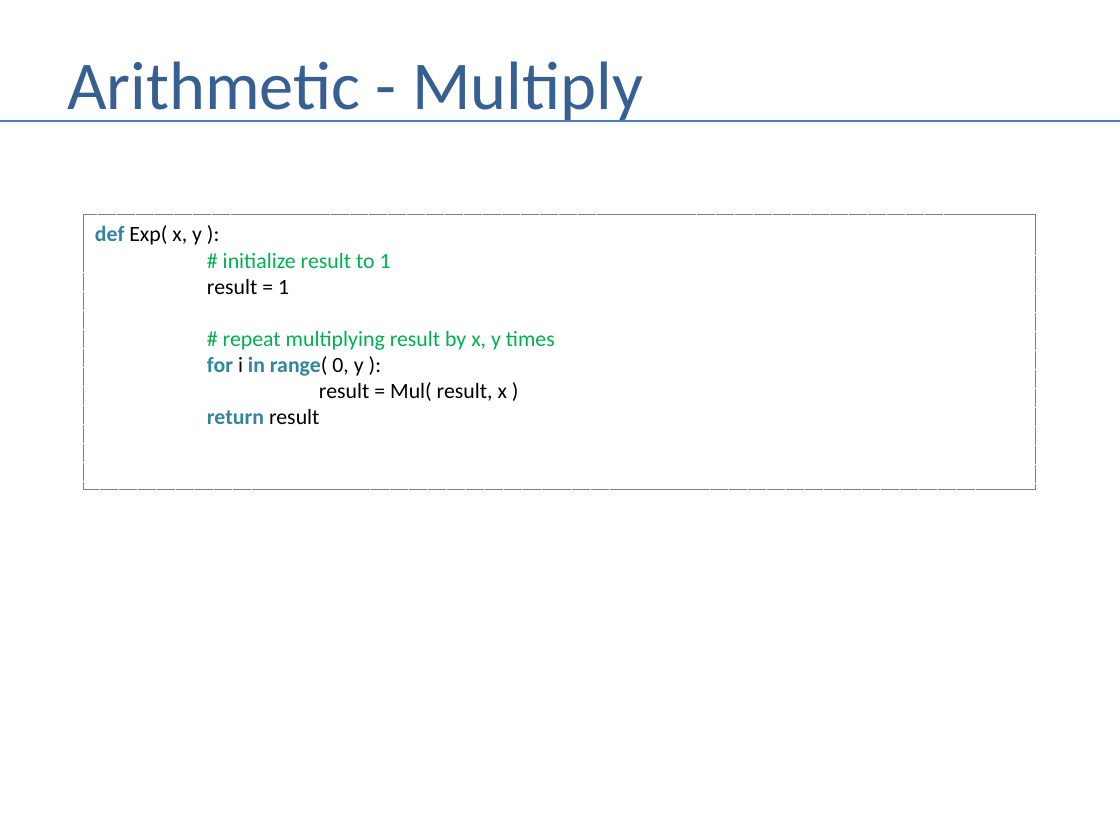
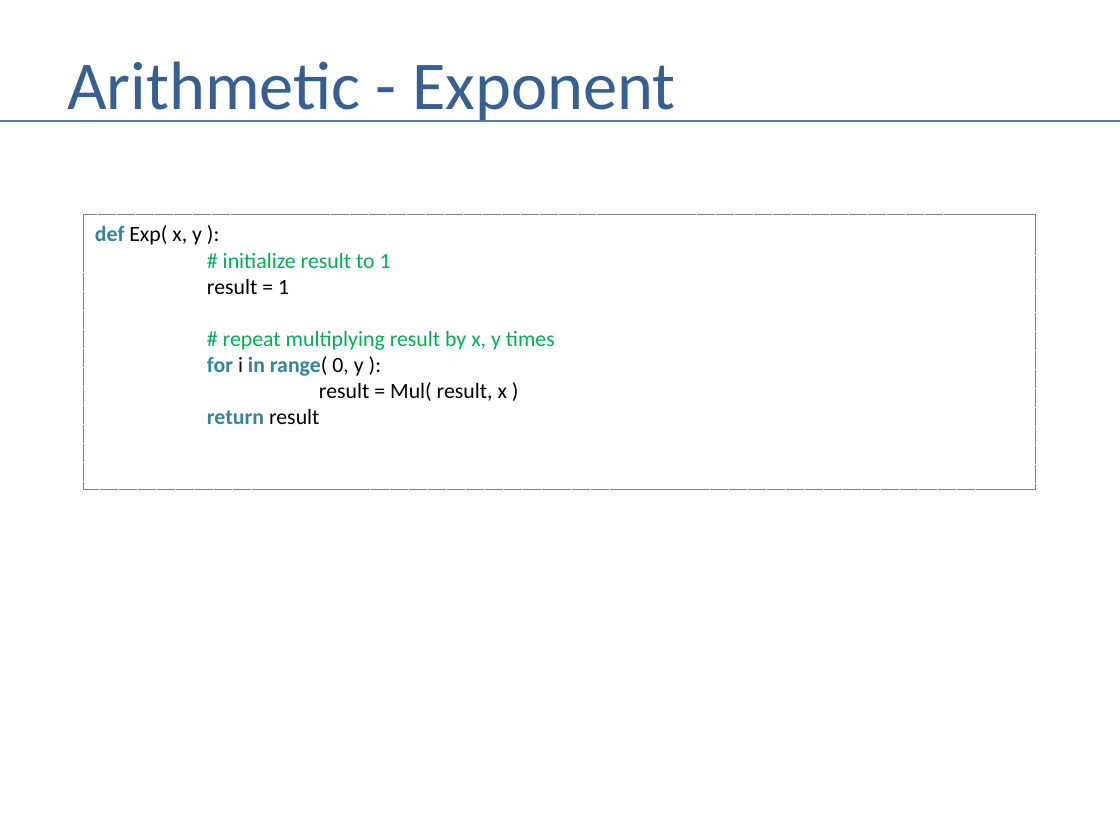
Before and after one commit to andrewferlitsch/Portland-Data-Science-Group, a slide deck: slide 54 of Presentations/Whiteboarding.pptx. Drawn at 1120x840 pixels with LibreOffice and Linux fonts; fonts in the diff are those of the drawing. Boxes give left, top, right and bottom in pixels: in the first picture for what was removed or moved away, otherwise in the second. Text is boxed around its words. In the diff, an @@ line names an element or a change of style, - is before the commit and + after.

```diff
--- a/Presentations/Whiteboarding.pptx
+++ b/Presentations/Whiteboarding.pptx
@@ title at box(67, 61, 675, 122): text changed @@
-Arithmetic - Multiply
+Arithmetic - Exponent
```
Also in this commit, not shown: 4 other slides changed, 2 other files.
